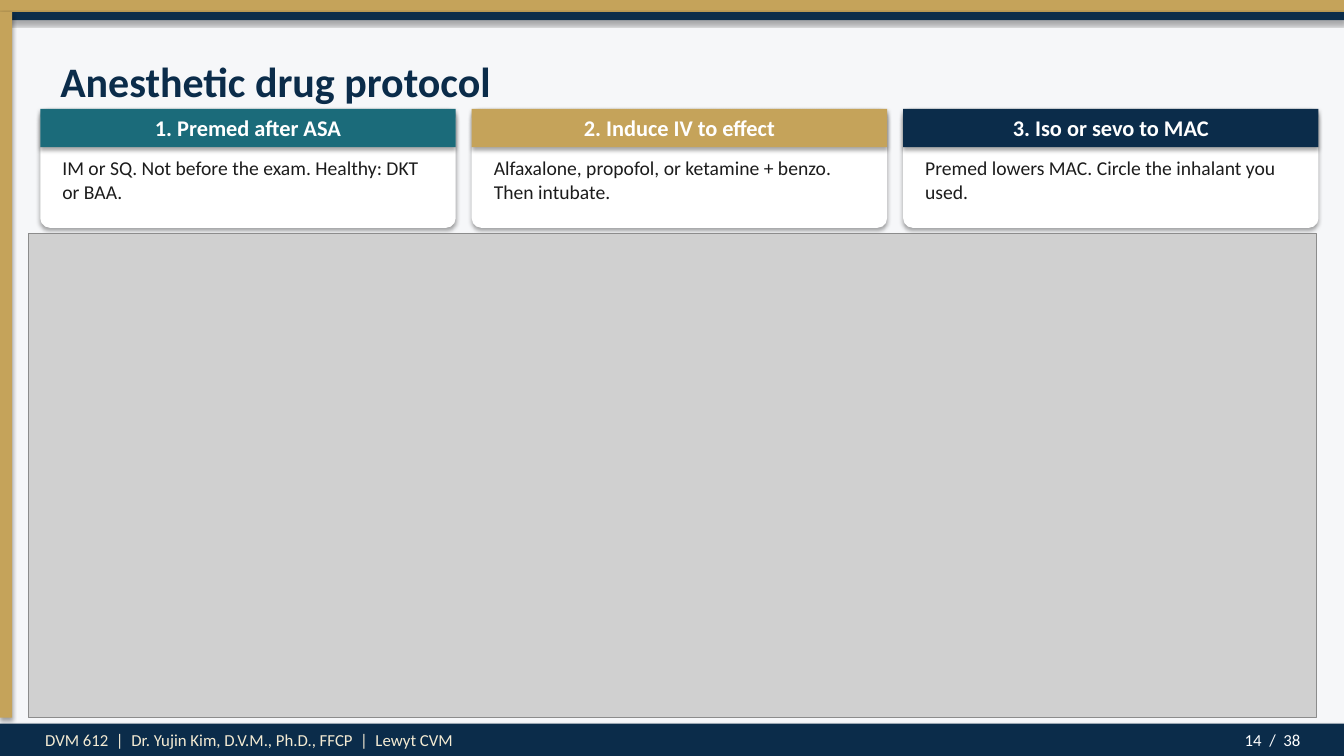
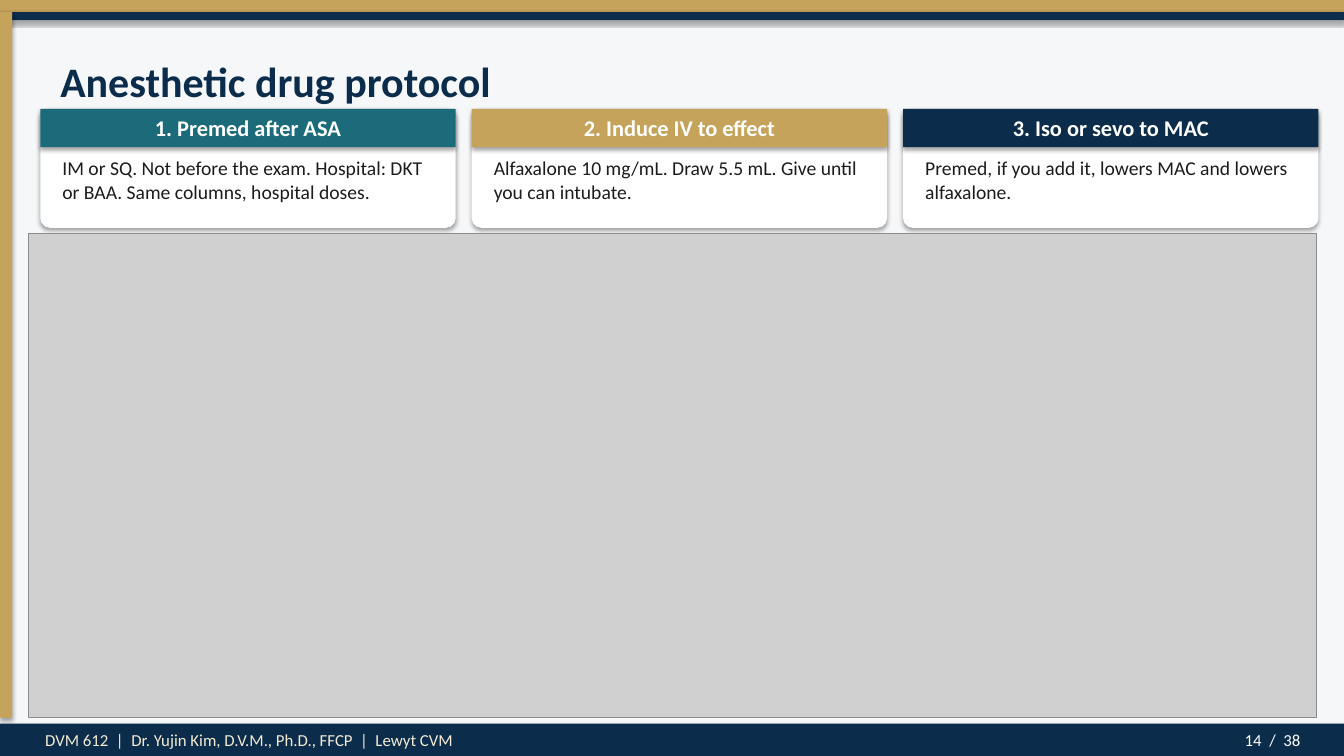
Before and after one commit to drkimvet/happycare, a slide deck: slide 14 of lectures/DVM-612_Week4_Preop_PatientPrep_Postop.pptx. Drawn at 1344x756 pixels with LibreOffice and Linux fonts; fonts in the diff are those of the drawing; grey boxes stand for pictures. Boxes give left, top, right and bottom in pixels: in the first picture for what was removed or moved away, otherwise in the second. Text is boxed around its words. In the diff, an @@ line names an element or a change of style, - is before the commit and + after.

```diff
--- a/lectures/DVM-612_Week4_Preop_PatientPrep_Postop.pptx
+++ b/lectures/DVM-612_Week4_Preop_PatientPrep_Postop.pptx
@@ text at bbox=[62, 161, 422, 202]: text changed @@
-IM or SQ. Not before the exam. Healthy: DKT or BAA.
+IM or SQ. Not before the exam. Hospital: DKT or BAA. Same columns, hospital doses.
@@ text at bbox=[494, 161, 857, 202]: text changed @@
-Alfaxalone, propofol, or ketamine + benzo. Then intubate.
+Alfaxalone 10 mg/mL. Draw 5.5 mL. Give until you can intubate.
@@ text at bbox=[925, 161, 1288, 199]: text changed @@
-Premed lowers MAC. Circle the inhalant you used.
+Premed, if you add it, lowers MAC and lowers alfaxalone.
```
Also in this commit, not shown: 1 other slide changed, 6 other files.
